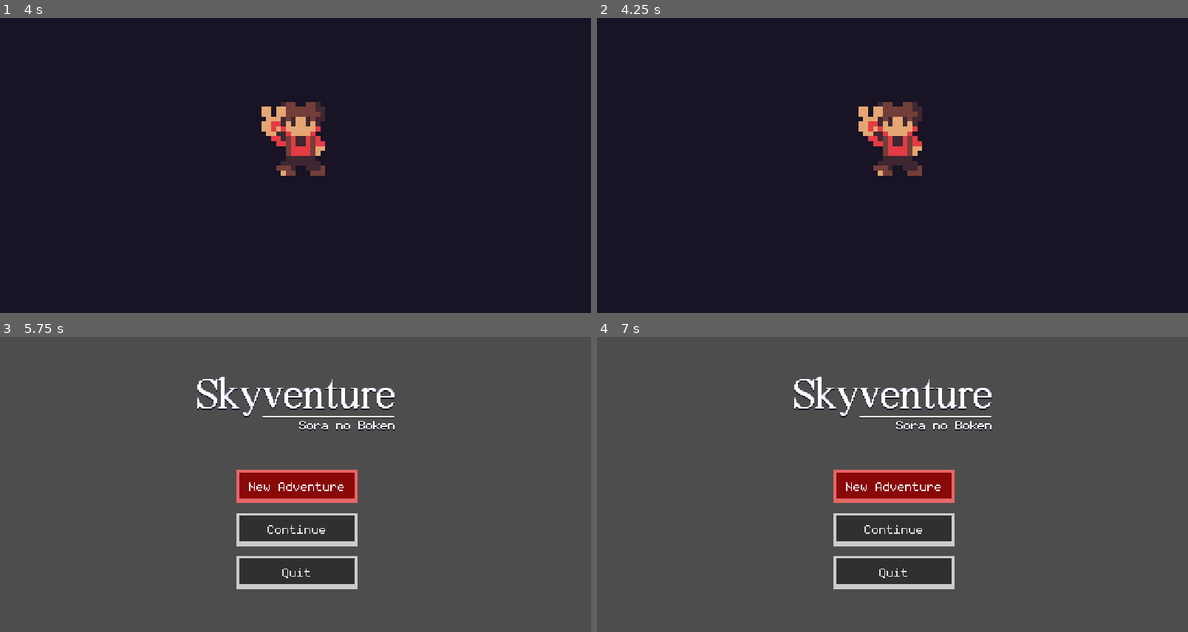
Above: before the commit, frames 1-4 (two rows, left to right).
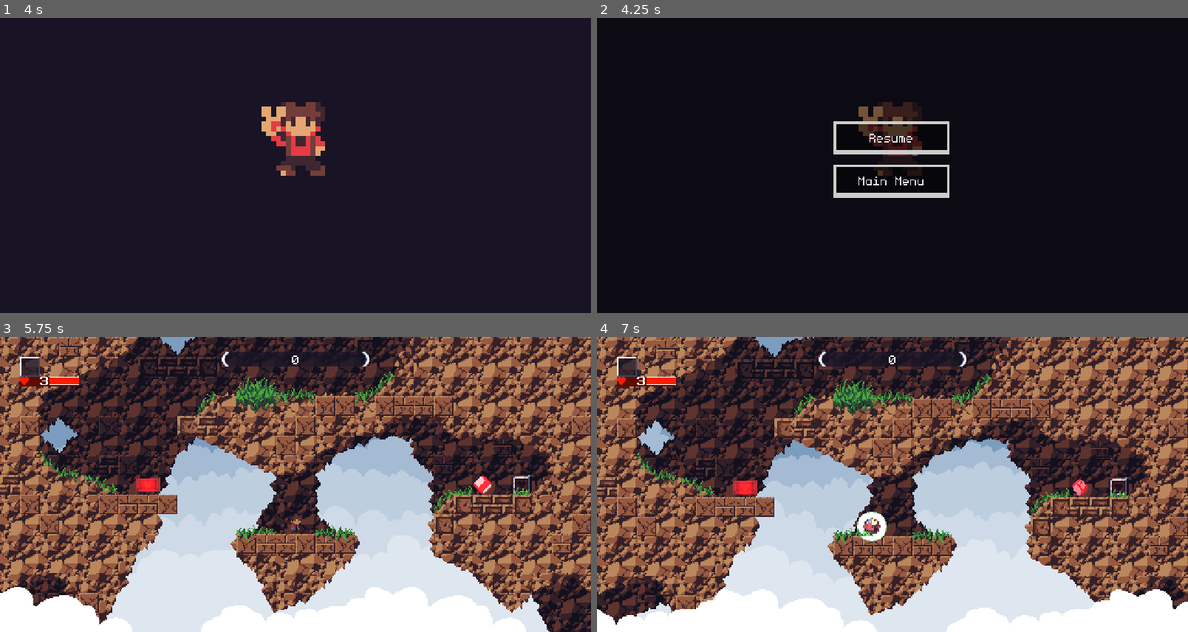
Above: after the commit, the same moments.

Repository: yashparab17/skyventure-revamped
Game: Godot game, scene res://scenes/screens/presents.tscn
The game is run twice, just before and just after one commit, with the same random seed, the same clock (stepped at 60 frames per second) and the same inputs. Sound files missing from this copy of the repository are replaced by a short silence.
Inputs (mouse positions are in pixels of both pictures, inside the frame that each line leads up to):
- Up to frame 1 (4 s): hold S (aim_down) 0.53-1.28 s; hold D (move_right) 0.53-2.03 s; tap Space (jump) at 0.77, 1.52, 2.75, 3.02, 3.77 s; tap W (aim_up) at 1.35 s; tap Enter at 2, 3.5 s; hold A (move_left) 2.03-2.78 s; tap Q (next_weapon) at 2.1 s; hold D (move_right) from 2.78 s (still down); tap E (previous_weapon) at 2.85 s; tap Ctrl (shoot) at 3.6 s
- Up to frame 2 (4.25 s): keep holding D (move_right); tap Escape (pause) at 4.15 s
- Up to frame 3 (5.75 s): release D (move_right) at 4.25 s; click (295, 457) at 4.25 s, where only the run after the commit has a clickable "Resume"; click (295, 487) at 5 s, where only the run after the commit has a clickable "New Adventure"
- Up to frame 4 (7 s): hold A (move_left) 5.78-6.53 s; tap S (aim_down) at 5.85 s; tap Space (jump) at 6.02 s; hold D (move_right) from 6.53 s (still down); hold W (aim_up) from 6.53 s (still down)

Frame 1 is identical in both runs. In frame 2, 5.2% of the frame differs, in the area x 40-60%, y 28-61%; in frame 3, 99%; in frame 4, 99%, in the area x 0-100%, y 0-100%.

Commit message:
Added lights, pause menu, health module pickup.

Diff:
--- a/scenes/areas/forgotten_isles/start_point.tscn
+++ b/scenes/areas/forgotten_isles/start_point.tscn
@@ -9,16 +9,16 @@
 [ext_resource type="PackedScene" uid="uid://cwu7ohwsb7xhb" path="res://scenes/objects/save_station.tscn" id="5_o56vm"]
 [ext_resource type="PackedScene" uid="uid://bdlrbfiidkw6r" path="res://scenes/backforegrounds/forgotten_isles/sky_background.tscn" id="6_3oc5e"]
 [ext_resource type="PackedScene" uid="uid://8npv4letncp" path="res://scenes/objects/health_station.tscn" id="7_jsrig"]
-[ext_resource type="PackedScene" uid="uid://s4lyiv5ovl16" path="res://scenes/items/modules/weapons/star_bullet_module.tscn" id="10_3oc5e"]
+[ext_resource type="PackedScene" uid="uid://bn61jj2l8liu1" path="res://scenes/items/modules/health/health_module.tscn" id="10_3oc5e"]
 
 [sub_resource type="WorldBoundaryShape2D" id="WorldBoundaryShape2D_3nrx7"]
 distance = -16.0
 
-[node name="Start Point" type="Node2D"]
+[node name="StartPoint" type="Node2D"]
 script = ExtResource("1_7k6ii")
 
-[node name="Ambient Light" type="CanvasModulate" parent="."]
-color = Color(0.878431, 0.878431, 0.878431, 1)
+[node name="AmbientLight" type="CanvasModulate" parent="."]
+color = Color(0.815686, 0.815686, 0.815686, 1)
 
 [node name="Player" parent="." instance=ExtResource("1_3mosh")]
 position = Vector2(240, 160)
@@ -67,7 +67,7 @@
 [node name="HealthStation" parent="Objects" instance=ExtResource("7_jsrig")]
 position = Vector2(424, 120)
 
-[node name="Star Bullet Module" parent="Objects" instance=ExtResource("10_3oc5e")]
+[node name="HealthModule" parent="Objects" instance=ExtResource("10_3oc5e")]
 position = Vector2(120, 120)
 
 [node name="Pitfall" type="Area2D" parent="." groups=["pitfall"]]
--- a/scenes/effects/entity_death.tscn
+++ b/scenes/effects/entity_death.tscn
@@ -52,6 +52,18 @@
 "speed": 5.0
 }]
 
+[sub_resource type="Gradient" id="Gradient_binj4"]
+offsets = PackedFloat32Array(0.3, 0.6)
+colors = PackedColorArray(1, 1, 1, 1, 0, 0, 0, 1)
+metadata/_snap_enabled = true
+
+[sub_resource type="GradientTexture2D" id="GradientTexture2D_33vd5"]
+gradient = SubResource("Gradient_binj4")
+width = 32
+height = 32
+fill = 1
+fill_from = Vector2(0.5, 0.5)
+
 [node name="Entity Death" type="AnimatedSprite2D"]
 sprite_frames = SubResource("SpriteFrames_iyujr")
 animation = &"death"
@@ -59,6 +71,9 @@
 frame_progress = 0.397655
 script = ExtResource("2_kyvwc")
 
+[node name="Light" type="PointLight2D" parent="."]
+texture = SubResource("GradientTexture2D_33vd5")
+
 [node name="Sounds" type="Node" parent="."]
 
 [node name="EntityDeath" type="AudioStreamPlayer2D" parent="Sounds"]
--- a/scenes/effects/item_pickup.tscn
+++ b/scenes/effects/item_pickup.tscn
@@ -51,7 +51,20 @@
 "speed": 20.0
 }]
 
-[node name="Item Pickup" type="AnimatedSprite2D"]
+[sub_resource type="Gradient" id="Gradient_ep5tn"]
+offsets = PackedFloat32Array(0.3, 0.6)
+colors = PackedColorArray(1, 1, 1, 1, 0, 0, 0, 1)
+metadata/_snap_enabled = true
+
+[sub_resource type="GradientTexture2D" id="GradientTexture2D_77i5o"]
+gradient = SubResource("Gradient_ep5tn")
+width = 20
+height = 20
+fill = 1
+fill_from = Vector2(0.5, 0.5)
+fill_to = Vector2(0, 0)
+
+[node name="ItemPickup" type="AnimatedSprite2D"]
 z_index = -1
 sprite_frames = SubResource("SpriteFrames_j7nup")
 animation = &"pickup"
@@ -60,6 +73,9 @@
 frame_progress = 1.0
 script = ExtResource("2_ep5tn")
 
+[node name="Light" type="PointLight2D" parent="."]
+texture = SubResource("GradientTexture2D_77i5o")
+
 [node name="Timer" type="Timer" parent="."]
 wait_time = 0.4
 autostart = true
--- /dev/null
+++ b/scenes/items/modules/health/health_module.tscn
@@ -0,0 +1,85 @@
+[gd_scene load_steps=11 format=3 uid="uid://bn61jj2l8liu1"]
+
+[ext_resource type="Texture2D" uid="uid://7va8uikh6ko5" path="res://assets/sprites/items/modules/health/health_module.png" id="1_0hfvw"]
+[ext_resource type="AudioStream" uid="uid://s2u362nrra63" path="res://assets/sounds/items/modules/get_module.wav" id="2_7hdkq"]
+[ext_resource type="Script" uid="uid://d1hl215eplsid" path="res://scripts/items/modules/health/health_module.gd" id="2_nbx25"]
+
+[sub_resource type="AtlasTexture" id="AtlasTexture_7hdkq"]
+atlas = ExtResource("1_0hfvw")
+region = Rect2(0, 0, 20, 12)
+
+[sub_resource type="AtlasTexture" id="AtlasTexture_nbx25"]
+atlas = ExtResource("1_0hfvw")
+region = Rect2(20, 0, 20, 12)
+
+[sub_resource type="AtlasTexture" id="AtlasTexture_fmfqj"]
+atlas = ExtResource("1_0hfvw")
+region = Rect2(40, 0, 20, 12)
+
+[sub_resource type="SpriteFrames" id="SpriteFrames_a268k"]
+animations = [{
+"frames": [],
+"loop": true,
+"name": &"default",
+"speed": 5.0
+}, {
+"frames": [{
+"duration": 10.0,
+"texture": SubResource("AtlasTexture_7hdkq")
+}, {
+"duration": 1.0,
+"texture": SubResource("AtlasTexture_nbx25")
+}, {
+"duration": 1.0,
+"texture": SubResource("AtlasTexture_fmfqj")
+}, {
+"duration": 1.0,
+"texture": SubResource("AtlasTexture_nbx25")
+}],
+"loop": true,
+"name": &"flash",
+"speed": 10.0
+}]
+
+[sub_resource type="RectangleShape2D" id="RectangleShape2D_0hfvw"]
+size = Vector2(22, 14)
+
+[sub_resource type="Gradient" id="Gradient_0hfvw"]
+offsets = PackedFloat32Array(0.3, 0.6)
+colors = PackedColorArray(1, 1, 1, 1, 0, 0, 0, 1)
+metadata/_snap_enabled = true
+
+[sub_resource type="GradientTexture2D" id="GradientTexture2D_7hdkq"]
+gradient = SubResource("Gradient_0hfvw")
+width = 20
+height = 20
+fill = 1
+fill_from = Vector2(0.5, 0.5)
+
+[node name="HealthModule" type="AnimatedSprite2D" groups=["items"]]
+z_index = -1
+sprite_frames = SubResource("SpriteFrames_a268k")
+animation = &"flash"
+autoplay = "flash"
+frame = 1
+frame_progress = 0.0737923
+script = ExtResource("2_nbx25")
+
+[node name="PickupArea" type="Area2D" parent="."]
+collision_layer = 8
+collision_mask = 2
+
+[node name="Collision" type="CollisionShape2D" parent="PickupArea"]
+shape = SubResource("RectangleShape2D_0hfvw")
+
+[node name="Light" type="PointLight2D" parent="."]
+color = Color(1, 0, 0, 1)
+texture = SubResource("GradientTexture2D_7hdkq")
+
+[node name="Sounds" type="Node" parent="."]
+
+[node name="Pickup" type="AudioStreamPlayer2D" parent="Sounds"]
+stream = ExtResource("2_7hdkq")
+
+[connection signal="body_entered" from="PickupArea" to="." method="_on_pickup_area_body_entered"]
+[connection signal="body_exited" from="PickupArea" to="." method="_on_pickup_area_body_exited"]
--- a/scenes/items/modules/weapons/fireball_module.tscn
+++ b/scenes/items/modules/weapons/fireball_module.tscn
@@ -48,7 +48,7 @@
 [sub_resource type="RectangleShape2D" id="RectangleShape2D_0yq4i"]
 size = Vector2(22, 14)
 
-[node name="Fireball Module" type="AnimatedSprite2D" groups=["items"]]
+[node name="FireballModule" type="AnimatedSprite2D" groups=["items"]]
 sprite_frames = SubResource("SpriteFrames_euoce")
 animation = &"flash"
 autoplay = "flash"
--- a/scenes/items/modules/weapons/star_bullet_module.tscn
+++ b/scenes/items/modules/weapons/star_bullet_module.tscn
@@ -56,18 +56,19 @@
 fill = 1
 fill_from = Vector2(0.5, 0.5)
 
-[node name="Star Bullet Module" type="AnimatedSprite2D" groups=["items"]]
+[node name="StarBulletModule" type="AnimatedSprite2D" groups=["items"]]
 z_index = -1
 sprite_frames = SubResource("SpriteFrames_ktjft")
 animation = &"flash"
 autoplay = "flash"
+frame_progress = 0.293131
 script = ExtResource("1_jv1wh")
 
-[node name="Pickup Area" type="Area2D" parent="."]
+[node name="PickupArea" type="Area2D" parent="."]
 collision_layer = 8
 collision_mask = 2
 
-[node name="Collision" type="CollisionShape2D" parent="Pickup Area"]
+[node name="Collision" type="CollisionShape2D" parent="PickupArea"]
 shape = SubResource("RectangleShape2D_e6jrc")
 
 [node name="Light" type="PointLight2D" parent="."]
@@ -78,5 +79,5 @@
 [node name="Pickup" type="AudioStreamPlayer2D" parent="Sounds"]
 stream = ExtResource("3_e6jrc")
 
-[connection signal="body_entered" from="Pickup Area" to="." method="_on_pickup_area_body_entered"]
-[connection signal="body_exited" from="Pickup Area" to="." method="_on_pickup_area_body_exited"]
+[connection signal="body_entered" from="PickupArea" to="." method="_on_pickup_area_body_entered"]
+[connection signal="body_exited" from="PickupArea" to="." method="_on_pickup_area_body_exited"]
--- a/scenes/screens/game_over.tscn
+++ b/scenes/screens/game_over.tscn
@@ -5,7 +5,7 @@
 [ext_resource type="Texture2D" uid="uid://42nkly27wule" path="res://assets/textures/screens/game_over/background.png" id="2_4q6mn"]
 [ext_resource type="Texture2D" uid="uid://b32srhoxf8gs0" path="res://assets/textures/screens/game_over/text.png" id="3_ejdjc"]
 
-[node name="Game Over" type="CanvasLayer" groups=["unpausable"]]
+[node name="GameOver" type="CanvasLayer" groups=["unpausable"]]
 script = ExtResource("1_4q6mn")
 
 [node name="MainMargin" type="MarginContainer" parent="."]
--- a/scenes/screens/main_menu.tscn
+++ b/scenes/screens/main_menu.tscn
@@ -4,7 +4,7 @@
 [ext_resource type="Theme" uid="uid://beyey7lcgi7mq" path="res://assets/themes/default.tres" id="2_nee2d"]
 [ext_resource type="Texture2D" uid="uid://i0m4fo3w8jc4" path="res://assets/textures/screens/main_menu/title.png" id="3_j84ir"]
 
-[node name="Main Menu" type="CanvasLayer" groups=["unpausable"]]
+[node name="MainMenu" type="CanvasLayer" groups=["unpausable"]]
 script = ExtResource("1_sjck8")
 
 [node name="MainMargin" type="MarginContainer" parent="."]
--- /dev/null
+++ b/scenes/screens/pause_menu.tscn
@@ -0,0 +1,50 @@
+[gd_scene load_steps=3 format=3 uid="uid://bvpgqo6weh0fe"]
+
+[ext_resource type="Script" uid="uid://20pale14tmqg" path="res://scripts/screens/pause_menu.gd" id="1_pbepp"]
+[ext_resource type="Theme" uid="uid://beyey7lcgi7mq" path="res://assets/themes/default.tres" id="1_rpmok"]
+
+[node name="PauseMenu" type="CanvasLayer"]
+process_mode = 3
+script = ExtResource("1_pbepp")
+
+[node name="Dim" type="ColorRect" parent="."]
+anchors_preset = 15
+anchor_right = 1.0
+anchor_bottom = 1.0
+grow_horizontal = 2
+grow_vertical = 2
+color = Color(0, 0, 0, 0.501961)
+
+[node name="MainMargin" type="MarginContainer" parent="."]
+anchors_preset = 15
+anchor_right = 1.0
+anchor_bottom = 1.0
+grow_horizontal = 2
+grow_vertical = 2
+theme = ExtResource("1_rpmok")
+
+[node name="PanelContainer" type="PanelContainer" parent="."]
+offset_left = 192.0
+offset_top = 80.0
+offset_right = 286.0
+offset_bottom = 150.0
+size_flags_horizontal = 4
+size_flags_vertical = 4
+theme = ExtResource("1_rpmok")
+
+[node name="MarginContainer" type="MarginContainer" parent="PanelContainer"]
+layout_mode = 2
+
+[node name="VBoxContainer" type="VBoxContainer" parent="PanelContainer/MarginContainer"]
+layout_mode = 2
+
+[node name="ResumeButton" type="Button" parent="PanelContainer/MarginContainer/VBoxContainer"]
+layout_mode = 2
+text = "Resume"
+
+[node name="MainMenuButton" type="Button" parent="PanelContainer/MarginContainer/VBoxContainer"]
+layout_mode = 2
+text = "Main Menu"
+
+[connection signal="pressed" from="PanelContainer/MarginContainer/VBoxContainer/ResumeButton" to="." method="_on_resume_button_pressed"]
+[connection signal="pressed" from="PanelContainer/MarginContainer/VBoxContainer/MainMenuButton" to="." method="_on_main_menu_button_pressed"]
--- a/scenes/screens/presents.tscn
+++ b/scenes/screens/presents.tscn
@@ -2,6 +2,33 @@
 
 [ext_resource type="Script" uid="uid://c21wv1klgcre6" path="res://scripts/screens/presents.gd" id="1_0jb54"]
 [ext_resource type="Texture2D" uid="uid://brluil1v3o482" path="res://assets/textures/screens/presents/player_surprised.png" id="1_csdcb"]
+
+[sub_resource type="Animation" id="Animation_q2eym"]
+length = 0.001
+tracks/0/type = "value"
+tracks/0/imported = false
+tracks/0/enabled = true
+tracks/0/path = NodePath("Player:frame_coords")
+tracks/0/interp = 1
+tracks/0/loop_wrap = true
+tracks/0/keys = {
+"times": PackedFloat32Array(0),
+"transitions": PackedFloat32Array(1),
+"update": 1,
+"values": [Vector2i(0, 0)]
+}
+tracks/1/type = "value"
+tracks/1/imported = false
+tracks/1/enabled = true
+tracks/1/path = NodePath("Player:position")
+tracks/1/interp = 1
+tracks/1/loop_wrap = true
+tracks/1/keys = {
+"times": PackedFloat32Array(0),
+"transitions": PackedFloat32Array(1),
+"update": 0,
+"values": [Vector2(240, 96)]
+}
 
 [sub_resource type="Animation" id="Animation_0jb54"]
 resource_name = "presents"
@@ -31,33 +58,6 @@
 "values": [Vector2(240, 96), Vector2(240, 80), Vector2(240, 96)]
 }
 
-[sub_resource type="Animation" id="Animation_q2eym"]
-length = 0.001
-tracks/0/type = "value"
-tracks/0/imported = false
-tracks/0/enabled = true
-tracks/0/path = NodePath("Player:frame_coords")
-tracks/0/interp = 1
-tracks/0/loop_wrap = true
-tracks/0/keys = {
-"times": PackedFloat32Array(0),
-"transitions": PackedFloat32Array(1),
-"update": 1,
-"values": [Vector2i(0, 0)]
-}
-tracks/1/type = "value"
-tracks/1/imported = false
-tracks/1/enabled = true
-tracks/1/path = NodePath("Player:position")
-tracks/1/interp = 1
-tracks/1/loop_wrap = true
-tracks/1/keys = {
-"times": PackedFloat32Array(0),
-"transitions": PackedFloat32Array(1),
-"update": 0,
-"values": [Vector2(240, 96)]
-}
-
 [sub_resource type="AnimationLibrary" id="AnimationLibrary_l4sph"]
 _data = {
 &"RESET": SubResource("Animation_q2eym"),
--- a/scenes/ui/hud/hud.tscn
+++ b/scenes/ui/hud/hud.tscn
@@ -11,6 +11,9 @@
 [ext_resource type="Texture2D" uid="uid://cdjaxxs244puv" path="res://assets/textures/ui/hud/score_display/background.png" id="6_4m4yb"]
 [ext_resource type="Texture2D" uid="uid://cuu2jykyc1og7" path="res://assets/textures/ui/hud/health_display/number_1.png" id="6_o6s6k"]
 [ext_resource type="Texture2D" uid="uid://dg73hajrohf2i" path="res://assets/textures/ui/hud/health_display/number_2.png" id="7_ct28o"]
+[ext_resource type="Texture2D" uid="uid://djhjmvl5ek7be" path="res://assets/textures/ui/hud/health_display/number_4.png" id="9_qd53f"]
+[ext_resource type="Texture2D" uid="uid://nccruwocyrjd" path="res://assets/textures/ui/hud/health_display/number_5.png" id="10_gkg7y"]
+[ext_resource type="Texture2D" uid="uid://s8wgkbfpn2eu" path="res://assets/textures/ui/hud/health_display/number_6.png" id="10_tsfp7"]
 [ext_resource type="Script" uid="uid://dm17yp65r3vjv" path="res://scripts/ui/hud/weapon_display.gd" id="11_7kkr4"]
 [ext_resource type="Script" uid="uid://bc03h40mn8na0" path="res://scripts/ui/hud/score_display.gd" id="12_o6s6k"]
 [ext_resource type="Script" uid="uid://c1withqx1o3q8" path="res://scripts/ui/hud/minimap.gd" id="14_ct28o"]
@@ -25,12 +28,12 @@
 anchors_preset = 0
 offset_left = 16.0
 offset_top = 32.0
-offset_right = 88.0
+offset_right = 120.0
 offset_bottom = 40.0
 script = ExtResource("2_todbw")
 bar_active = ExtResource("4_4m4yb")
 bar_inactive = ExtResource("4_m7evv")
-numbers = Array[Texture2D]([ExtResource("5_7kkr4"), ExtResource("6_o6s6k"), ExtResource("7_ct28o"), ExtResource("3_2wu1p")])
+numbers = Array[Texture2D]([ExtResource("5_7kkr4"), ExtResource("6_o6s6k"), ExtResource("7_ct28o"), ExtResource("3_2wu1p"), ExtResource("9_qd53f"), ExtResource("10_gkg7y"), ExtResource("10_tsfp7")])
 
 [node name="Container" type="TextureRect" parent="HealthDisplay"]
 layout_mode = 0
@@ -43,25 +46,46 @@
 offset_left = 16.0
 offset_right = 24.0
 offset_bottom = 8.0
-texture = ExtResource("3_2wu1p")
+texture = ExtResource("5_7kkr4")
 
 [node name="Bar1" type="TextureRect" parent="HealthDisplay"]
 layout_mode = 0
 offset_left = 24.0
-offset_right = 40.0
+offset_right = 32.0
 offset_bottom = 8.0
 texture = ExtResource("4_4m4yb")
 
 [node name="Bar2" type="TextureRect" parent="HealthDisplay"]
 layout_mode = 0
-offset_left = 40.0
-offset_right = 56.0
+offset_left = 32.0
+offset_right = 40.0
 offset_bottom = 8.0
 texture = ExtResource("4_4m4yb")
 
 [node name="Bar3" type="TextureRect" parent="HealthDisplay"]
 layout_mode = 0
+offset_left = 40.0
+offset_right = 48.0
+offset_bottom = 8.0
+texture = ExtResource("4_4m4yb")
+
+[node name="Bar4" type="TextureRect" parent="HealthDisplay"]
+layout_mode = 0
+offset_left = 48.0
+offset_right = 56.0
+offset_bottom = 8.0
+texture = ExtResource("4_4m4yb")
+
+[node name="Bar5" type="TextureRect" parent="HealthDisplay"]
+layout_mode = 0
 offset_left = 56.0
+offset_right = 64.0
+offset_bottom = 8.0
+texture = ExtResource("4_4m4yb")
+
+[node name="Bar6" type="TextureRect" parent="HealthDisplay"]
+layout_mode = 0
+offset_left = 64.0
 offset_right = 72.0
 offset_bottom = 8.0
 texture = ExtResource("4_4m4yb")
--- a/scripts/areas/forgotten_isles/start_point.gd
+++ b/scripts/areas/forgotten_isles/start_point.gd
@@ -1,4 +1,7 @@
 extends Node2D
+
+# Node references.
+@onready var player = $Player
 
 # Preloading music.
 @onready var area_music = preload("res://assets/music/forgotten_isles.mp3")
--- a/scripts/characters/player/player.gd
+++ b/scripts/characters/player/player.gd
@@ -120,7 +120,7 @@
 	if current_state == States.HURT:
 		return # Skip processing if the player is hurt.
 
-	# Update last safe position if on ground
+	# Update last safe position if on ground, and check coyote timing.
 	if is_on_floor():
 		last_safe_position = global_position
 		coyote_timer = coyote_time
@@ -340,6 +340,13 @@
 		if weapon.unlocked:
 			names.append(weapon.name)
 	return names
+
+# Helper function to check if the player has a certain weapon.
+func has_weapon(name: String) -> bool:
+	for weapon in weapons:
+		if weapon.name.to_lower() == name.to_lower() and weapon.unlocked:
+			return true
+	return false
 
 ################################################################################
 # INTERACTION FUNCTIONS
--- a/scripts/effects/entity_death.gd
+++ b/scripts/effects/entity_death.gd
@@ -1,8 +1,32 @@
 extends AnimatedSprite2D
 
-@onready var snd_entity_death = $Sounds/EntityDeath
+# Node references.
+@onready var light: PointLight2D = $Light
+
+# Sound references.
+@onready var snd_entity_death: AudioStreamPlayer2D = $Sounds/EntityDeath
+
+func _process(delta: float) -> void:
+	animate_light()
 
 func _ready() -> void:
 	snd_entity_death.play()
 	await snd_entity_death.finished
 	queue_free()
+
+# Animates light according to the frame.
+func animate_light() -> void:
+	var current_frame = frame
+	match animation:
+		"death":
+			match current_frame:
+				0:
+					light.energy = 1.0
+				1:
+					light.energy = 0.75
+				2:
+					light.energy = 0.5
+				3:
+					light.energy = 0.25
+				4:
+					light.energy = 0.0
--- a/scripts/effects/item_pickup.gd
+++ b/scripts/effects/item_pickup.gd
@@ -1,4 +1,27 @@
 extends AnimatedSprite2D
+
+# Node references.
+@onready var light: PointLight2D = $Light
+
+func _process(delta: float) -> void:
+	animate_light()
+
+# Animates light according to the frame.
+func animate_light() -> void:
+	var current_frame = frame
+	match animation:
+		"pickup":
+			match current_frame:
+				0:
+					light.energy = 1.0
+				1:
+					light.energy = 0.75
+				2:
+					light.energy = 0.5
+				3:
+					light.energy = 0.25
+				4:
+					light.energy = 0.0
 
 func _on_timer_timeout() -> void:
 	queue_free()
--- a/scripts/global/game_manager.gd
+++ b/scripts/global/game_manager.gd
@@ -1,12 +1,13 @@
 extends Node
 
-# Scene variables - UI
+# Screen variables.
 var main_menu = preload("res://scenes/screens/main_menu.tscn")
+var pause_menu = preload("res://scenes/screens/pause_menu.tscn")
 var game_over = preload("res://scenes/screens/game_over.tscn")
 var cutscene = preload("res://scenes/ui/cutscenes/cutscene.tscn")
 var module_pickup_cutscene = preload("res://scenes/ui/cutscenes/module_pickup_cutscene.tscn")
 
-# Scene variables - Area
+# Area variables.
 var start_point = preload("res://scenes/areas/forgotten_isles/start_point.tscn")
 
 # Sets the processing mode to always
@@ -43,9 +44,14 @@
 	if get_tree().paused:
 		get_tree().paused = false
 		MusicManager.undim_music()
+		var existing_pause_menu = get_tree().root.get_node_or_null("PauseMenu")
+		if existing_pause_menu:
+			existing_pause_menu.queue_free()
 	else:
 		get_tree().paused = true
 		MusicManager.dim_music()
+		var pause_menu_instance = pause_menu.instantiate()
+		get_tree().root.add_child(pause_menu_instance)
 
 # Displays game over screen.
 func to_game_over() -> void:
--- a/scripts/global/game_state.gd
+++ b/scripts/global/game_state.gd
@@ -10,6 +10,8 @@
 
 # Weapon signals.
 signal weapon_changed(new_weapon)
+
+var unlocked_weapons: Array[String] = []
 
 # Health properties.
 var max_health := 3:
--- a/scripts/global/save_manager.gd
+++ b/scripts/global/save_manager.gd
@@ -58,7 +58,12 @@
 		# Store the save data we need after scene change.
 		var saved_position = save_data.player_position
 		GameState.pending_player_position = saved_position
+
 		var saved_weapons = save_data.unlocked_weapons
+		GameState.unlocked_weapons = []
+		for weapon_name in saved_weapons:
+			GameState.unlocked_weapons.append(weapon_name)
+
 		var saved_current_weapon = save_data.current_weapon
 
 		# Change scene and wait for it to be ready.
--- /dev/null
+++ b/scripts/items/modules/health/health_module.gd
@@ -0,0 +1,75 @@
+extends AnimatedSprite2D
+
+# Item pickup effect.
+@onready var item_pickup = preload("res://scenes/effects/item_pickup.tscn")
+@onready var cutscene_scene = preload("res://scenes/ui/cutscenes/module_pickup_cutscene.tscn")
+
+# Node references.
+@onready var light: PointLight2D = $Light
+
+# Sound references.
+@onready var snd_pickup: AudioStreamPlayer2D = $Sounds/Pickup
+
+# Checks if the player is in the pickup area.
+var player_in_area: bool = false
+var player_ref: Node2D = null
+
+# Called when the player enters the area.
+func _on_pickup_area_body_entered(body: Node2D) -> void:
+	if body.is_in_group("player"):
+		player_in_area = true
+		player_ref = body
+
+# Called when the player exits the area.
+func _on_pickup_area_body_exited(body: Node2D) -> void:
+	if body.is_in_group("player"):
+		player_in_area = false
+		player_ref = null
+
+# Runs every frame.
+func _process(delta: float) -> void:
+	animate_light()
+	if player_in_area:
+		if player_ref and player_ref.current_state == player_ref.States.INTERACT:
+			pickup_module()
+
+# Animates light according to the frame.
+func animate_light() -> void:
+	var current_frame = frame
+	match animation:
+		"flash":
+			match current_frame:
+				0:
+					light.energy = 0.25
+				1:
+					light.energy = 0.5
+				2:
+					light.energy = 1.0
+				3:
+					light.energy = 0.5
+
+# Picks the module up and adds it to the player.
+func pickup_module() -> void:
+	if !player_ref:
+		return
+
+	var player = get_tree().get_first_node_in_group("player")
+	if player:
+		print("Old max health: ", GameState.max_health)
+		GameState.max_health += 1
+		GameState.current_health = GameState.max_health
+		print("New max health: ", GameState.max_health)
+		snd_pickup.play()
+		visible = false
+
+		var cutscene_instance = cutscene_scene.instantiate()
+		get_tree().root.add_child(cutscene_instance)
+		cutscene_instance.module_name = "Picked up a health module!"
+		cutscene_instance.module_description = "Increased your max health by 3."
+		cutscene_instance.start_cutscene()
+
+		var item_pickup_instance = item_pickup.instantiate() as Node2D
+		item_pickup_instance.global_position = global_position
+		get_parent().add_child(item_pickup_instance)
+
+		queue_free()
--- /dev/null
+++ b/scripts/screens/pause_menu.gd
@@ -0,0 +1,15 @@
+extends CanvasLayer
+
+# Screen variables.
+var main_menu = preload("res://scenes/screens/main_menu.tscn")
+
+func _on_resume_button_pressed() -> void:
+	MusicManager.undim_music()
+	get_tree().paused = false
+	queue_free()
+
+func _on_main_menu_button_pressed() -> void:
+	MusicManager.undim_music()
+	GameManager.transition_to_scene(main_menu.resource_path)
+	get_tree().paused = false
+	queue_free()
--- a/scripts/ui/hud/health_display.gd
+++ b/scripts/ui/hud/health_display.gd
@@ -3,17 +3,35 @@
 # Export variables for the textures.
 @export var bar_active: Texture2D
 @export var bar_inactive: Texture2D
-@export var numbers: Array[Texture2D]  # [0, 1, 2, 3]
+@export var numbers: Array[Texture2D]  # [0, 1, 2, 3, 4, 5, 6]
 
-@onready var bars := [$Bar1, $Bar2, $Bar3]
+@onready var all_bars := [
+	$Bar1, $Bar2, $Bar3, $Bar4, $Bar5, $Bar6
+]
+
 @onready var number_display := $Number
+
+func _ready():
+	GameState.connect("health_changed", update_health)
+	GameState.connect("max_health_changed", update_max_health)
+
+	# Optional: init both right away
+	update_health(GameState.current_health)
+	update_max_health(GameState.max_health)
 
 # Updates health accordingly when the signal is received.
 func update_health(new_health: int):
 	# Updates bars using a for loop.
-	for i in range(bars.size()):
-		bars[i].texture = bar_active if new_health > i else bar_inactive
+	for i in range(all_bars.size()):
+		if all_bars[i].visible:
+			all_bars[i].texture = bar_active if new_health > i else bar_inactive
 
 	# Updates number display using an array of textures.
 	var num_index = clamp(new_health, 0, numbers.size() - 1)
 	number_display.texture = numbers[num_index]
+
+# Updates max health accordingly when the signal is received.
+func update_max_health(new_max: int):
+	for i in range(all_bars.size()):
+		all_bars[i].visible = i < new_max
+	update_health(GameState.max_health)
Binary file added: assets/sprites/items/modules/health/health_module.png
Not shown, added: assets/sprites/items/modules/health/health_module.png.import
Binary file added: assets/textures/ui/hud/health_display/number_4.png
Not shown, added: assets/textures/ui/hud/health_display/number_4.png.import
Binary file added: assets/textures/ui/hud/health_display/number_5.png
Not shown, added: assets/textures/ui/hud/health_display/number_5.png.import
Binary file added: assets/textures/ui/hud/health_display/number_6.png
Not shown, added: assets/textures/ui/hud/health_display/number_6.png.import
Not shown: 1 places in scenes/effects/entity_death.tscn that only renumber resources
Not shown: 1 places in scenes/effects/item_pickup.tscn that only renumber resources
Not shown: 1 places in scenes/ui/hud/hud.tscn that only renumber resources
Not shown, added: scripts/items/modules/health/health_module.gd.uid
(and 1 more such lines)
